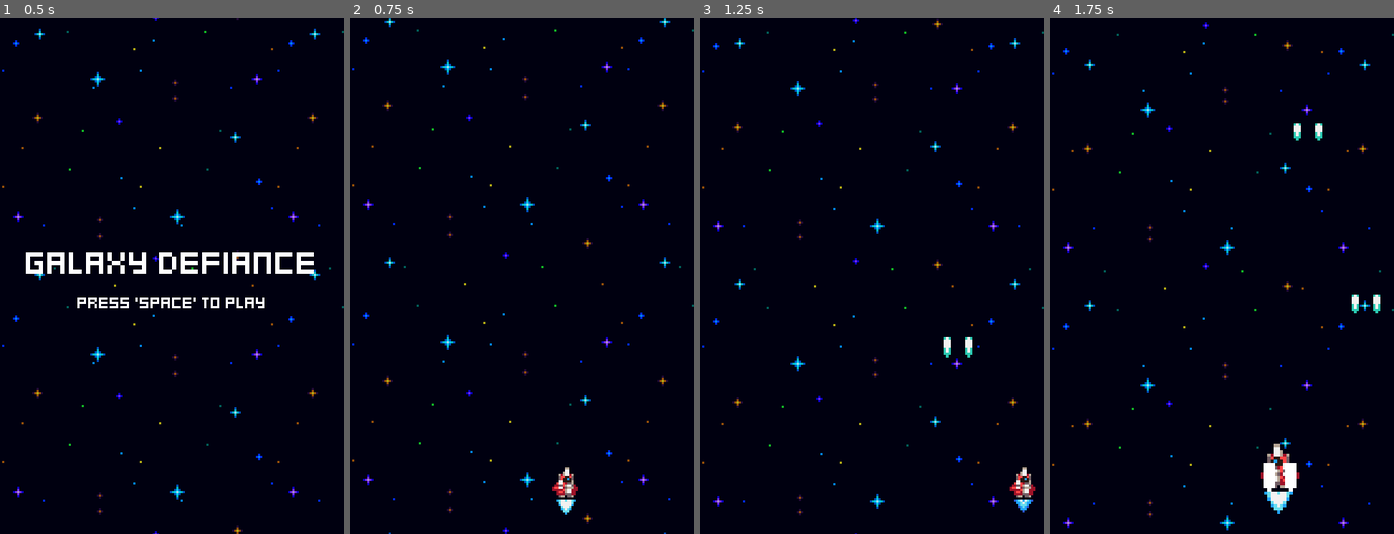
Above: before the commit, frames 1-4 (left to right).
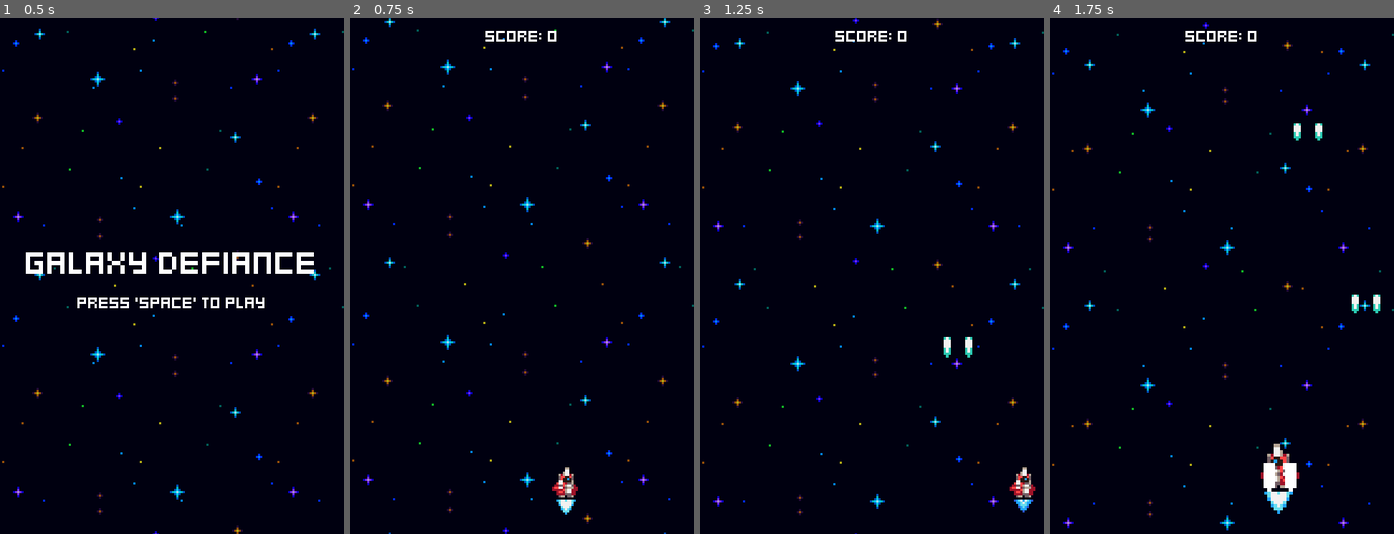
Above: after the commit, the same moments.

Repository: brunobmello25/godot-space-shooters
Game: Godot game, scene res://menus/menu.tscn
Two runs of this game, one before a commit and one after it. Both use one fixed random seed, a clock stepped at 60 frames per second and the inputs below.
Inputs:
- Up to frame 1 (0.5 s): no input
- Up to frame 2 (0.75 s): tap Space at 0.5 s; hold Right (ui_right) from 0.53 s (still down); tap Enter (ui_accept) at 0.6 s
- Up to frame 3 (1.25 s): keep holding Right (ui_right); tap Enter (ui_accept) at 0.77, 1.07 s
- Up to frame 4 (1.75 s): release Right (ui_right) at 1.28 s; hold Left (ui_left) from 1.28 s (still down); tap Enter (ui_accept) at 1.35, 1.52 s

Frame 1 is identical in both runs. In frame 2, 0.2% of the frame differs, in the area x 39-60%, y 2-5%; in frame 3, 0.2%; in frame 4, 0.2%.

Commit message:
game stats and score

Diff:
--- a/components/position_clamp.gd
+++ b/components/position_clamp.gd
@@ -13,6 +13,6 @@
 # Use the display viewport width to get the right border of the screen
 var right_border = ProjectSettings.get_setting("display/window/size/viewport_width")
 
-func _process(delta: float) -> void:
+func _process(_delta) -> void:
 	# clamp the x position of the actor between the left border and the right border (accounting for the margin)
 	actor.global_position.x = clamp(actor.global_position.x, left_border+margin, right_border-margin)
--- a/components/shake.gd
+++ b/components/shake.gd
@@ -29,7 +29,7 @@
 	# Tween the shake value from current down to 0 over the shake duration
 	tween.tween_property(self, "shake", 0.0, shake_duration).from_current()
 
-func _physics_process(delta: float) -> void:
+func _physics_process(_delta: float) -> void:
 	# Manipulate the position of the node by the shake amount every physics frame
 	# Use randf_range to pick a random x and y value using the shake value
 	node.position = Vector2(randf_range(-shake, shake), randf_range(-shake, shake))
--- a/components/stats.gd
+++ b/components/stats.gd
@@ -3,7 +3,7 @@
 extends Node
 
 # Create the health variable and connect a setter
-@export var health: int = 1:
+@export var health: float = 1.0:
 	set(value):
 		health = value
 
--- a/enemies/enemy.gd
+++ b/enemies/enemy.gd
@@ -8,10 +8,15 @@
 @onready var shake_component: ShakeComponent = $ShakeComponent
 @onready var hitbox_component: HitboxComponent = $HitboxComponent
 @onready var hurtbox_component: HurtboxComponent = $HurtboxComponent
-@onready var destroyed_component = $DestroyedComponent
+@onready var destroyed_component: DestroyedComponent = $DestroyedComponent
+@onready var score_component: ScoreComponent = $ScoreComponent
 
 
 func _ready():
+	stats_component.no_health.connect(func():
+		score_component.adjust_score()
+	)
+
 	visible_on_screen_notifier_2d.screen_exited.connect(queue_free)
 	hurtbox_component.hurt.connect(func(_hitbox: HitboxComponent):
 		scale_component.tween_scale()
--- a/enemies/enemy.tscn
+++ b/enemies/enemy.tscn
@@ -12,6 +12,8 @@
 [ext_resource type="Script" path="res://components/spawner.gd" id="10_buem2"]
 [ext_resource type="PackedScene" uid="uid://dl2jjsc5t3w2n" path="res://effects/explosion_effect.tscn" id="11_hv0mh"]
 [ext_resource type="Script" path="res://components/destroyed.gd" id="12_df1rp"]
+[ext_resource type="Script" path="res://components/score.gd" id="13_548js"]
+[ext_resource type="Resource" uid="uid://dlr0gc88oems0" path="res://game_stats.tres" id="14_7muvy"]
 
 [node name="Enemy" type="Node2D"]
 script = ExtResource("1_bodd2")
@@ -62,3 +64,7 @@
 actor = NodePath("..")
 stats_component = NodePath("../StatsComponent")
 destroy_effect_spawner_component = NodePath("../ExplosionAnimationSpawner")
+
+[node name="ScoreComponent" type="Node" parent="."]
+script = ExtResource("13_548js")
+game_stats = ExtResource("14_7muvy")
--- /dev/null
+++ b/game_stats.gd
@@ -0,0 +1,12 @@
+class_name GameStats
+
+extends Resource
+
+@export var score: int = 0:
+	set(value):
+		score = value
+		score_changed.emit(score)
+
+@export var highscore: int = 0
+
+signal score_changed(new_score)
--- /dev/null
+++ b/game_stats.tres
@@ -0,0 +1,8 @@
+[gd_resource type="Resource" script_class="GameStats" load_steps=2 format=3 uid="uid://dlr0gc88oems0"]
+
+[ext_resource type="Script" path="res://game_stats.gd" id="1_d6ebh"]
+
+[resource]
+script = ExtResource("1_d6ebh")
+score = 0
+highscore = 0
--- a/menus/game_over.gd
+++ b/menus/game_over.gd
@@ -1,6 +1,6 @@
 extends Control
 
 
-func _process(delta):
+func _process(_delta):
 	if Input.is_action_just_pressed("ui_accept"):
 		get_tree().change_scene_to_file("res://menus/menu.tscn")
--- a/menus/menu.gd
+++ b/menus/menu.gd
@@ -1,6 +1,6 @@
 extends Control
 
 
-func _process(delta):
+func _process(_delta):
 	if Input.is_action_just_pressed("ui_accept"):
-		get_tree().change_scene_to_file("res://world/world.tscn")
+		get_tree().change_scene_to_file("res://world.tscn")
--- /dev/null
+++ b/world.gd
@@ -0,0 +1,19 @@
+extends Node2D
+
+@export var game_stats: GameStats
+
+@onready var ship = $Ship
+@onready var score_label = $ScoreLabel
+
+
+func _ready():
+	update_score_label(game_stats.score)
+	game_stats.score_changed.connect(update_score_label)
+
+	ship.tree_exiting.connect(func():
+		await get_tree().create_timer(1.0).timeout
+		get_tree().change_scene_to_file("res://menus/game_over.tscn")
+	)
+
+func update_score_label(new_score: int) -> void:
+	score_label.text = "Score: " + str(new_score)
--- /dev/null
+++ b/world.tscn
@@ -0,0 +1,27 @@
+[gd_scene load_steps=7 format=3 uid="uid://ceomhms682amk"]
+
+[ext_resource type="Script" path="res://world.gd" id="1_8thm0"]
+[ext_resource type="PackedScene" uid="uid://cxgqf1h62jexd" path="res://ship/ship.tscn" id="2_ej8wg"]
+[ext_resource type="Resource" uid="uid://dlr0gc88oems0" path="res://game_stats.tres" id="2_na1lx"]
+[ext_resource type="PackedScene" uid="uid://baq2pqaolj0e8" path="res://effects/space_background.tscn" id="3_y5sn4"]
+[ext_resource type="PackedScene" uid="uid://cwoy2v5sevjaw" path="res://enemies/enemy_generator.tscn" id="4_vpnyj"]
+[ext_resource type="LabelSettings" uid="uid://dsixfe8xxbago" path="res://fonts/default_label_settings.tres" id="5_sr5gh"]
+
+[node name="World" type="Node2D"]
+script = ExtResource("1_8thm0")
+game_stats = ExtResource("2_na1lx")
+
+[node name="Ship" parent="." instance=ExtResource("2_ej8wg")]
+position = Vector2(80, 216)
+
+[node name="SpaceBackground" parent="." instance=ExtResource("3_y5sn4")]
+
+[node name="EnemyGenerator" parent="." instance=ExtResource("4_vpnyj")]
+
+[node name="ScoreLabel" type="Label" parent="."]
+offset_right = 160.0
+offset_bottom = 16.0
+text = "Score"
+label_settings = ExtResource("5_sr5gh")
+horizontal_alignment = 1
+vertical_alignment = 1
--- a/world/world.gd
+++ /dev/null
@@ -1,11 +0,0 @@
-extends Node2D
-
-
-@onready var ship = $Ship
-
-
-func _ready():
-	ship.tree_exiting.connect(func():
-		await get_tree().create_timer(1.0).timeout
-		get_tree().change_scene_to_file("res://menus/game_over.tscn")
-	)
--- a/world/world.tscn
+++ /dev/null
@@ -1,16 +0,0 @@
-[gd_scene load_steps=5 format=3 uid="uid://ceomhms682amk"]
-
-[ext_resource type="Script" path="res://world/world.gd" id="1_6qu5l"]
-[ext_resource type="PackedScene" uid="uid://cxgqf1h62jexd" path="res://ship/ship.tscn" id="1_detqh"]
-[ext_resource type="PackedScene" uid="uid://baq2pqaolj0e8" path="res://effects/space_background.tscn" id="2_63kdx"]
-[ext_resource type="PackedScene" uid="uid://cwoy2v5sevjaw" path="res://enemies/enemy_generator.tscn" id="3_546o1"]
-
-[node name="World" type="Node2D"]
-script = ExtResource("1_6qu5l")
-
-[node name="Ship" parent="." instance=ExtResource("1_detqh")]
-position = Vector2(80, 216)
-
-[node name="SpaceBackground" parent="." instance=ExtResource("2_63kdx")]
-
-[node name="EnemyGenerator" parent="." instance=ExtResource("3_546o1")]
Not shown: 1 places in enemies/enemy.tscn that only renumber resources
